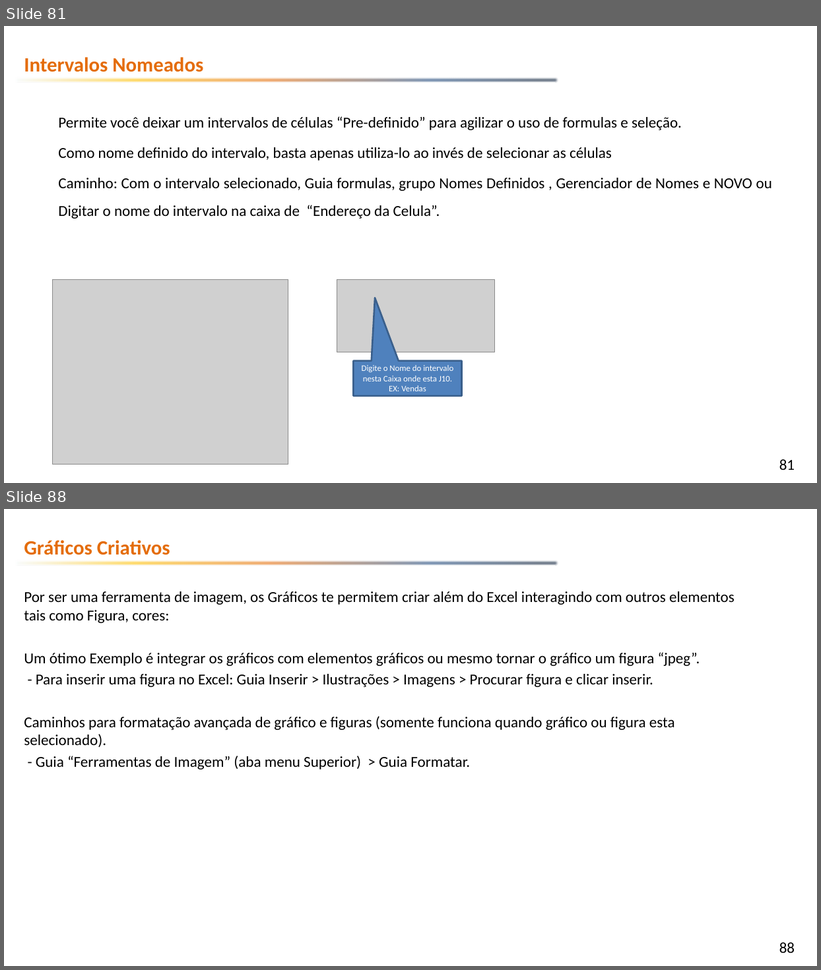
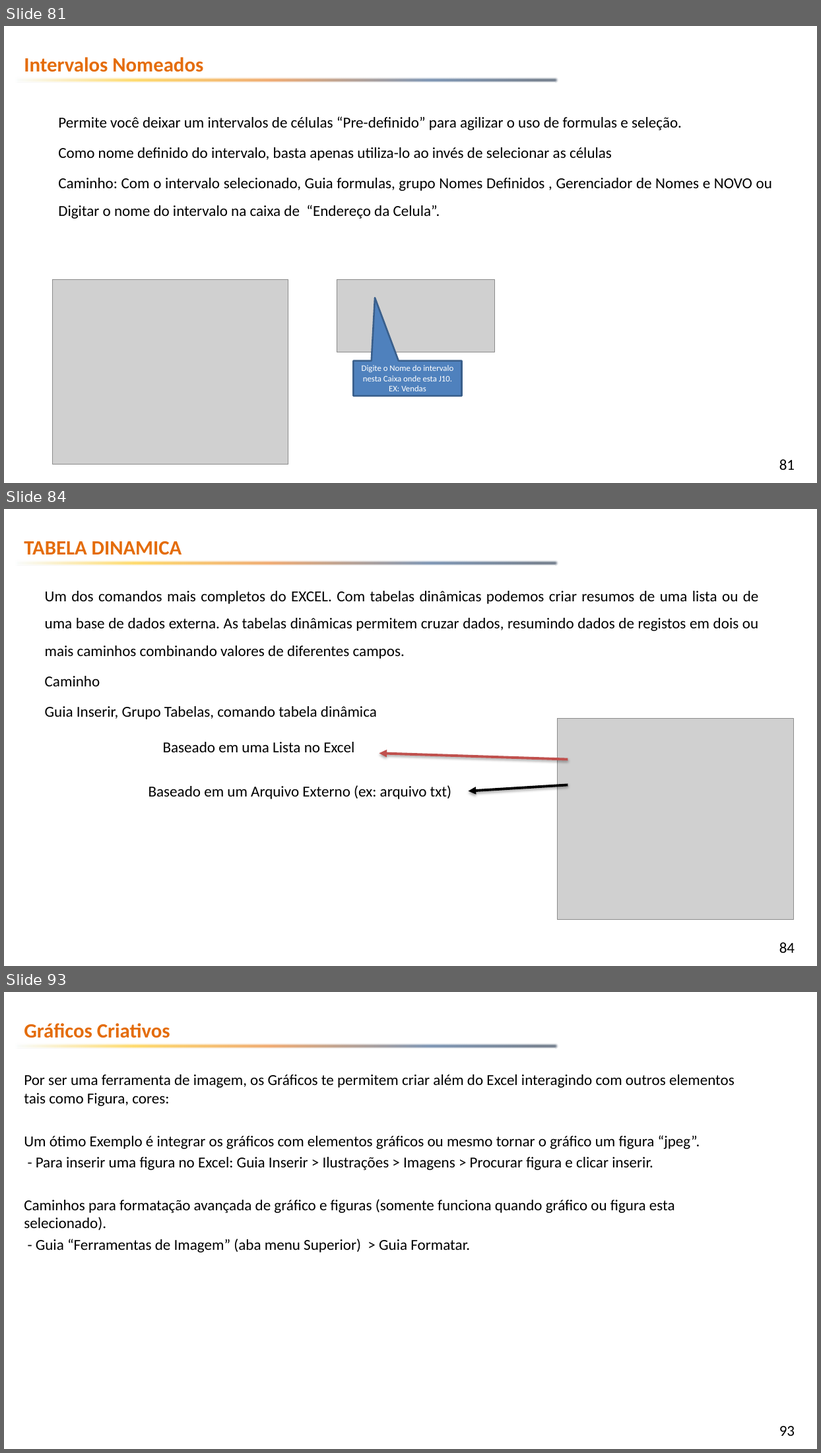
Before and after one commit to emerson-fenrir/Excel_Basico, a slide deck: Professor/Aula3.pptx. Shown one above the other, each under a label of ours: slides 81 and 88 before the commit, slides 81, 84 and 93 after it; the slides between them are not shown. The pictures are 821x970 and 821x1453 pixels, drawn with LibreOffice and Linux fonts; fonts in the diff are those of the drawing; grey boxes stand for pictures; background and template pictures are left out. Boxes give left, top, right and bottom in pixels: in the first picture for what was removed or moved away, otherwise in the second. Text is boxed around its words. In the diff, an @@ line names an element or a change of style, - is before the commit and + after.

```diff
--- a/Professor/Aula3.pptx
+++ b/Professor/Aula3.pptx
@@ slide 84 added at (x1=4, y1=509, x2=817, y2=966), background picture (left out); not listed: 2 template elements that a slide beside it also shows @@
@@ text added at (x1=24, y1=541, x2=182, y2=555), 24 pt, text #E46C0A, bold @@
+TABELA DINAMICA
@@ text added at (x1=45, y1=591, x2=759, y2=720), 18 pt, text #000000 @@
+Um dos comandos mais completos do EXCEL. Com tabelas dinâmicas podemos criar resumos de uma lista ou de uma base de dados externa. As tabelas dinâmicas permitem cruzar dados, resumindo dados de registos em dois ou mais caminhos combinando valores de diferentes campos.
+Caminho
+Guia Inserir, Grupo Tabelas, comando tabela dinâmica
@@ picture added at (x1=558, y1=719, x2=794, y2=921) @@
@@ text added at (x1=163, y1=742, x2=354, y2=753), 18 pt, text #000000 @@
+Baseado em uma Lista no Excel
@@ arrow added from (568, 760) to (379, 754), #C0504D 3 pt @@
@@ text added at (x1=149, y1=786, x2=451, y2=799), 18 pt, text #000000 @@
+Baseado em um Arquivo Externo (ex: arquivo txt)
@@ arrow added from (568, 786) to (468, 791), #000000 3 pt @@
@@ what was slide 88 is now slide 93 @@
@@ page number at (x1=780, y1=1426, x2=795, y2=1436): text changed @@
-88
+93
```
Also in this commit, not shown: 3 slides changed, 4 other slides added, 3 other files.
